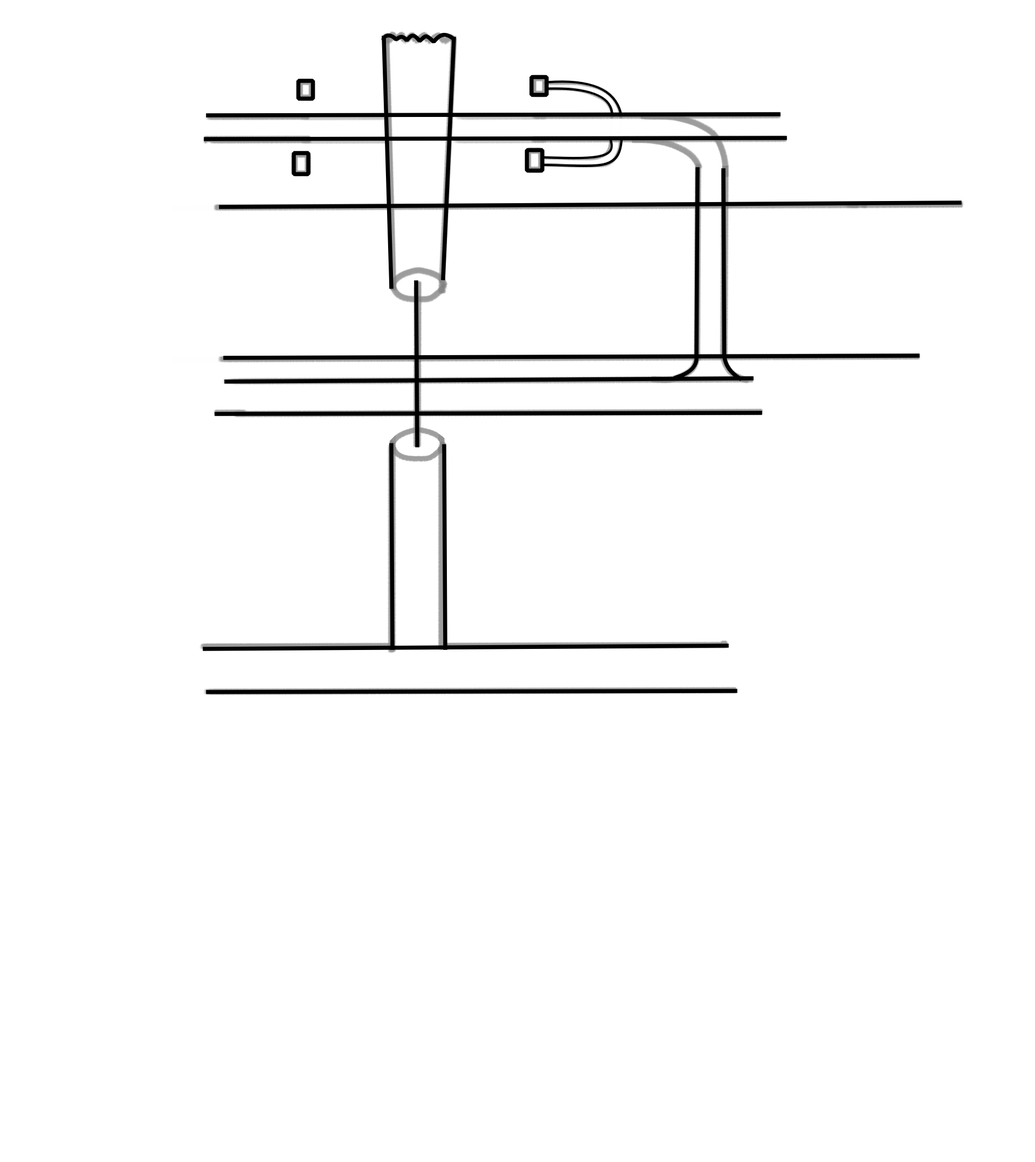
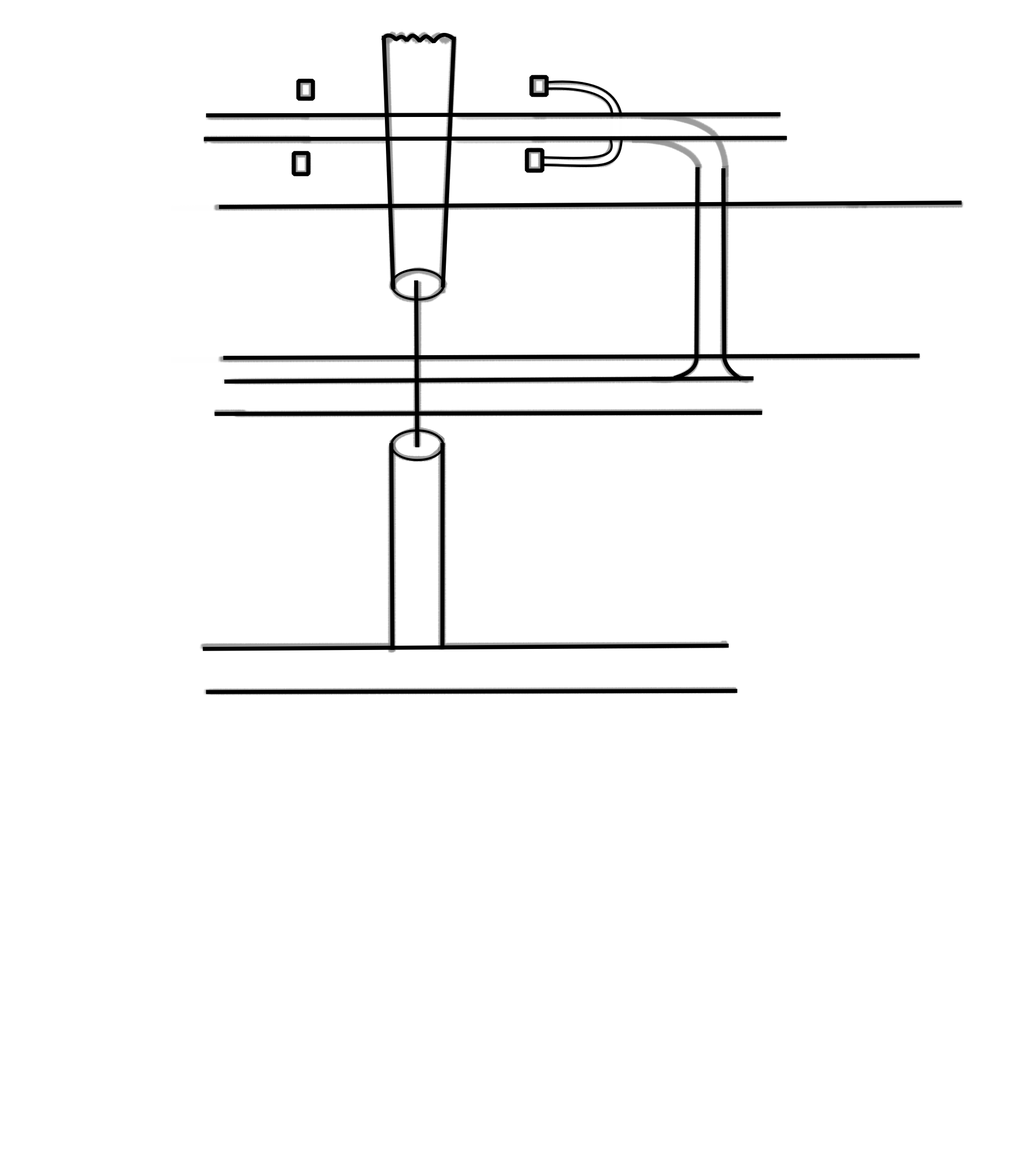
Revision of a layered 1035×1162 image; what changed, layer by layer:
pixels changed over [381, 35, 741, 651] (layer not identified)
